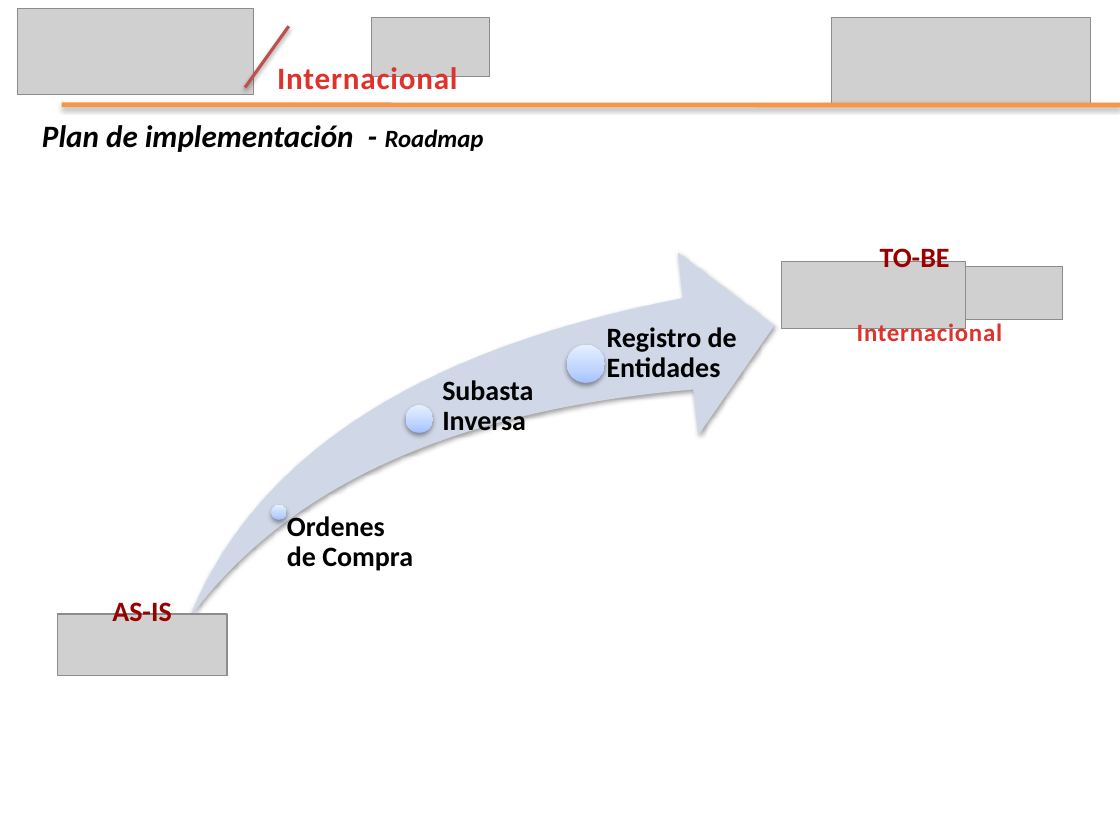
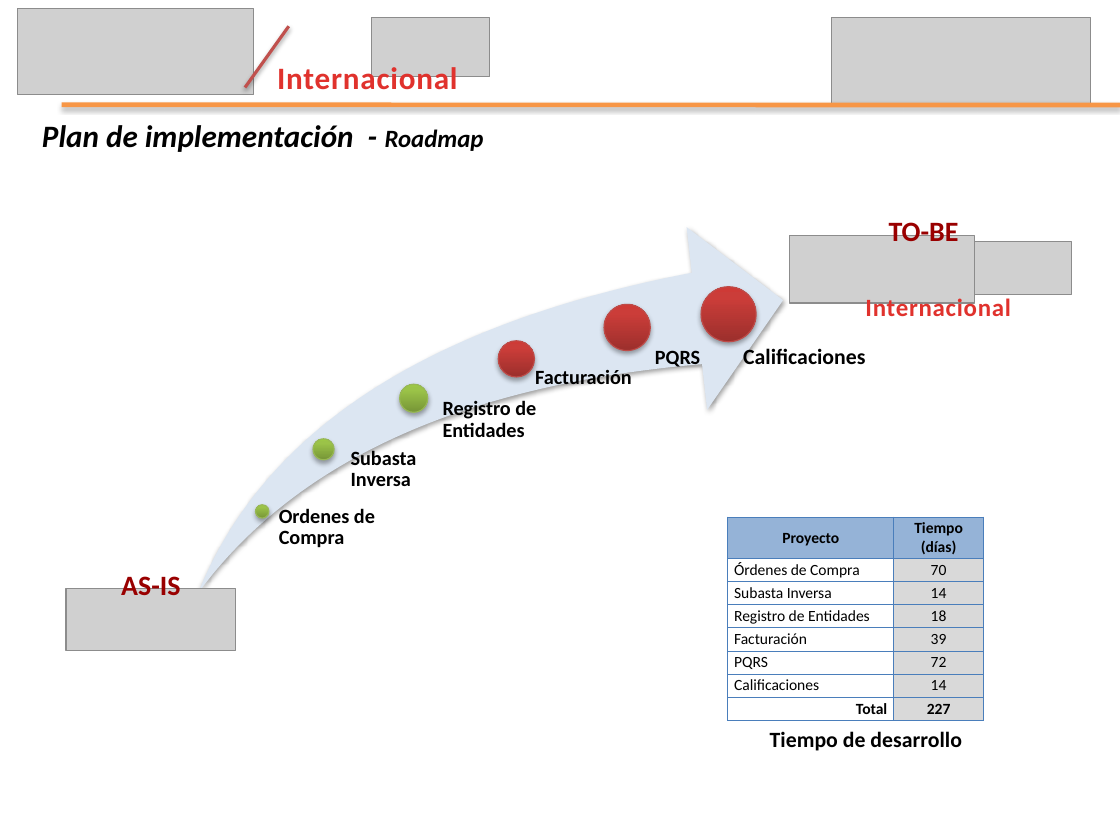
Before and after one commit to leseroth/ingenium-managment, a slide deck: slide 13 of CSOF5200 Proyecto 2/0727PresentacionIngenium.pptx. Drawn at 1120x840 pixels with LibreOffice and Linux fonts; fonts in the diff are those of the drawing; grey boxes stand for pictures. Boxes give left, top, right and bottom in pixels: in the first picture for what was removed or moved away, otherwise in the second. Text is boxed around its words. In the diff, an @@ line names an element or a change of style, - is before the commit and + after.

Commit message:
Presentación

```diff
--- a/CSOF5200 Proyecto 2/0727PresentacionIngenium.pptx
+++ b/CSOF5200 Proyecto 2/0727PresentacionIngenium.pptx
@@ 3 pictures, 3 texts, 1 swoosh arrow: place and size @@
-3 pictures, 3 texts, 1 swoosh arrow at <box>57,243,1063,675</box>
+3 pictures, 3 texts, 1 swoosh arrow at <box>66,218,1072,651</box>
@@ swoosh arrow at <box>198,227,783,592</box>: fill #D0D8E8 to #DCE6F2 @@
@@ ellipse added at <box>701,287,756,342</box>, fill gradient #9C2F2D to #CB3E3A to #CE3B37, outline #BF4C48 0.75 pt @@
@@ ellipse: place and size @@
-ellipse at <box>567,345,605,383</box>
+ellipse at <box>498,340,534,376</box>
@@ ellipse at <box>498,340,534,376</box>: fill gradient #A4C4FF to #BFD4FF to #E6EEFF to gradient #9C2F2D to #CB3E3A to #CE3B37; outline none to #BF4C48 0.75 pt; shadow changed @@
@@ group added at <box>314,305,700,460</box>: 2 ellipses, 2 texts @@
+Facturación
+PQRS
@@ text added at <box>743,346,865,364</box>, 14 pt, text #000000, bold @@
+Calificaciones
@@ ellipse: place and size @@
-ellipse at <box>405,405,433,433</box>
+ellipse at <box>400,384,428,412</box>
@@ ellipse at <box>400,384,428,412</box>: fill gradient #A4C4FF to #BFD4FF to #E6EEFF to gradient #779737 to #9BC348 to #9DC746; outline none to #98B955 0.75 pt; shadow changed @@
@@ size 18 to 13 pt; less space between paragraphs in 3 elements at <box>279,506,375,548</box>, <box>351,448,417,486</box>, <box>443,398,536,437</box> @@
@@ text "Registro de Entidades": place and size @@
-text "Registro de Entidades" at <box>607,327,737,378</box>
+text "Registro de Entidades" at <box>443,398,536,437</box>
@@ text "Subasta Inversa": place and size @@
-text "Subasta Inversa" at <box>442,380,533,437</box>
+text "Subasta Inversa" at <box>351,448,417,486</box>
@@ ellipse at <box>255,505,269,519</box>: fill gradient #A4C4FF to #BFD4FF to #E6EEFF to gradient #779737 to #9BC348 to #9DC746; outline none to #98B955 0.75 pt; shadow changed @@
@@ ellipse: place and size @@
-ellipse at <box>271,505,287,521</box>
+ellipse at <box>255,505,269,519</box>
@@ text "Ordenes de Compra": place and size @@
-text "Ordenes de Compra" at <box>287,513,413,571</box>
+text "Ordenes de Compra" at <box>279,506,375,548</box>
@@ table added at <box>728,517,983,720</box>, 8 rows, 2 columns @@
+Proyecto | Tiempo (días)
+Órdenes de Compra | 70
+Subasta Inversa | 14
+Registro de Entidades | 18
+Facturación | 39
+PQRS | 72
+Calificaciones | 14
+Total | 227
@@ text added at <box>770,731,961,751</box>, 14 pt, text #000000, bold @@
+Tiempo de desarrollo
```
Also in this commit, not shown: 1 other slide changed.
